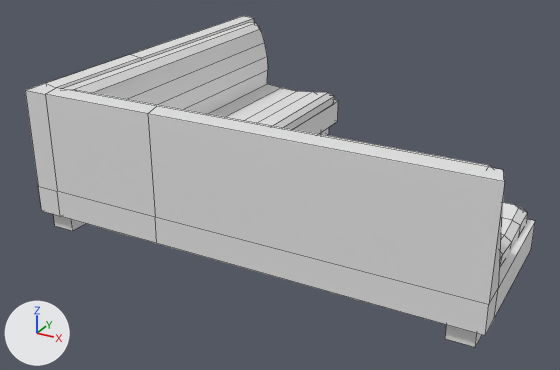
An edit to the FBX model Assets/ART/Meshes/Props/couch.fbx, drawn before and after from the same camera.
Rendered twice from a camera (50 mm lens) standing at (3.07, -5.76, 2.07) and looking at (0.05, -0.27, -0.68). Every picture has the same lights, and +X, +Y and +Z are marked at lower left. Mesh edges are drawn as thin lines.

The first picture shows 'couch'.
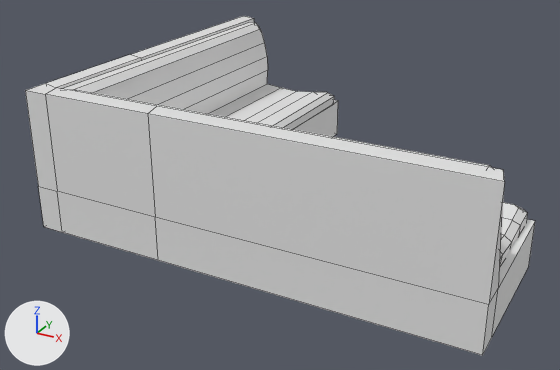
Pixel boxes [x1, y1, x2, y2] of what changed, in the pictures (560 x 370 px; the box of a moved part takes in the faces that stretch with it):
'couch', reshaped: before [25, 16, 535, 347]; after [25, 16, 535, 355]
part 1 of me_mesh, deleted: before [53, 127, 482, 347]
part 2 of me_mesh, moved or reshaped: before [38, 101, 535, 335]; after [38, 101, 535, 355]

The change, as a list of edits to the scene's bpy script:
```text
Change me_mesh:
    used by ob_couch; location = (0.0, 0.0, 0.0)
    verts and faces of me_mesh; kept vertices keep their numbers, new ones are numbered from 169
    before: 0 (-1.52, -1.56, -0.75) at pixel (41, 210), 2 (-1.52, -0.26, -0.75), 4 (2.22, -1.56, -0.75) at pixel (485, 335), 6 (2.22, -0.26, -0.75) at pixel (531, 248), 7 (-0.32, -0.26, -0.75)
    before: 8 (-0.32, -1.56, -0.75) at pixel (156, 243), 11 (-1.52, 1.74, -0.75), 12 (-0.32, 1.74, -0.75) at pixel (337, 121), 13 (-1.52, -1.34, -0.75), 15 (2.22, -1.34, -0.75) at pixel (494, 317)
    before: 18 (-0.32, -1.34, -0.75), 19 (-1.31, -0.26, -0.75), 22 (-1.31, -1.56, -0.75) at pixel (60, 216), 23 (-1.31, 1.74, -0.75), 25 (-1.31, -1.34, -0.75)
    remove me_mesh.from_pydata(...)  # 169 vertices, 134 faces; spans x -1.52..2.22, y -1.56..1.74, z -0.9..0.3
    add me_mesh.from_pydata(...)  # 121 vertices, 104 faces; spans x -1.52..2.22, y -1.56..1.74, z -0.9..0.3
    me_mesh part 1: 6 loose pieces with 48 vertices, spanning x -1.46..2.16, y -1.5..1.67, z -0.9..-0.7, are deleted
    me_mesh part 2
    add for i in [0, 2, 4, 6, 7, 8, 11, 12, 13, 15, 18, 19, 22, 23, 25]: verts[i] += (0.0, 0.0, -0.15)
```
